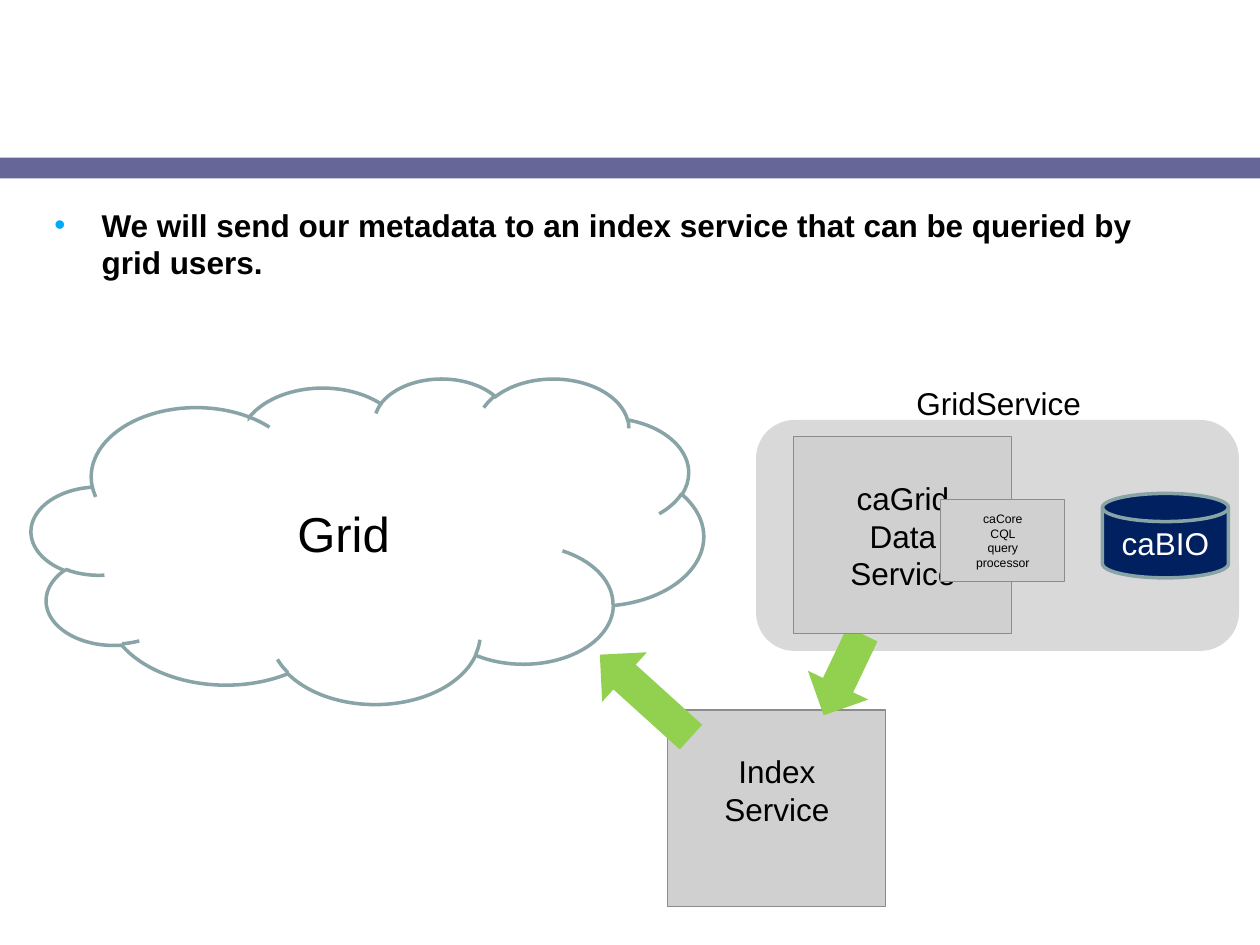
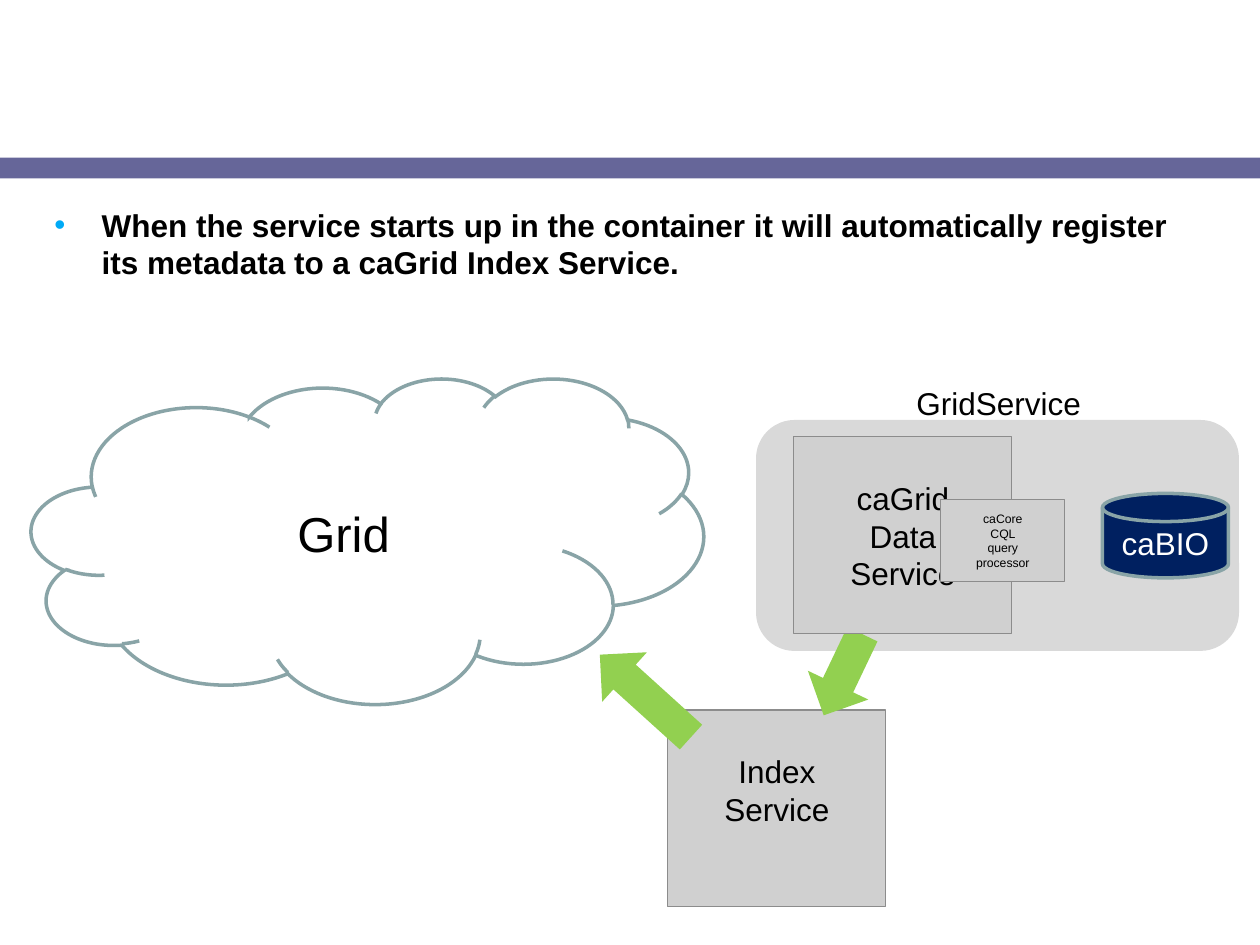
Before and after one commit to NCIP/cagrid-docs, a slide deck: slide 29 of presentations/2008_AnnualMeeting/breakouts/caGrid_Introduce.ppt (slide 21 before the commit). Drawn at 1260x945 pixels with LibreOffice and Linux fonts; fonts in the diff are those of the drawing; grey boxes stand for pictures; background and template pictures are left out. Boxes give left, top, right and bottom in pixels: in the first picture for what was removed or moved away, otherwise in the second. Text is boxed around its words. In the diff, an @@ line names an element or a change of style, - is before the commit and + after.

```diff
--- a/presentations/2008_AnnualMeeting/breakouts/caGrid_Introduce.ppt
+++ b/presentations/2008_AnnualMeeting/breakouts/caGrid_Introduce.ppt
@@ text at (x1=102, y1=214, x2=1166, y2=275): text changed @@
-• We will send our metadata to an index service that can be queried by grid users.
+• When the service starts up in the container it will automatically register its metadata to a caGrid Index Service.
```
Also in this commit, not shown: 11 other slides changed, 6 slides added.
